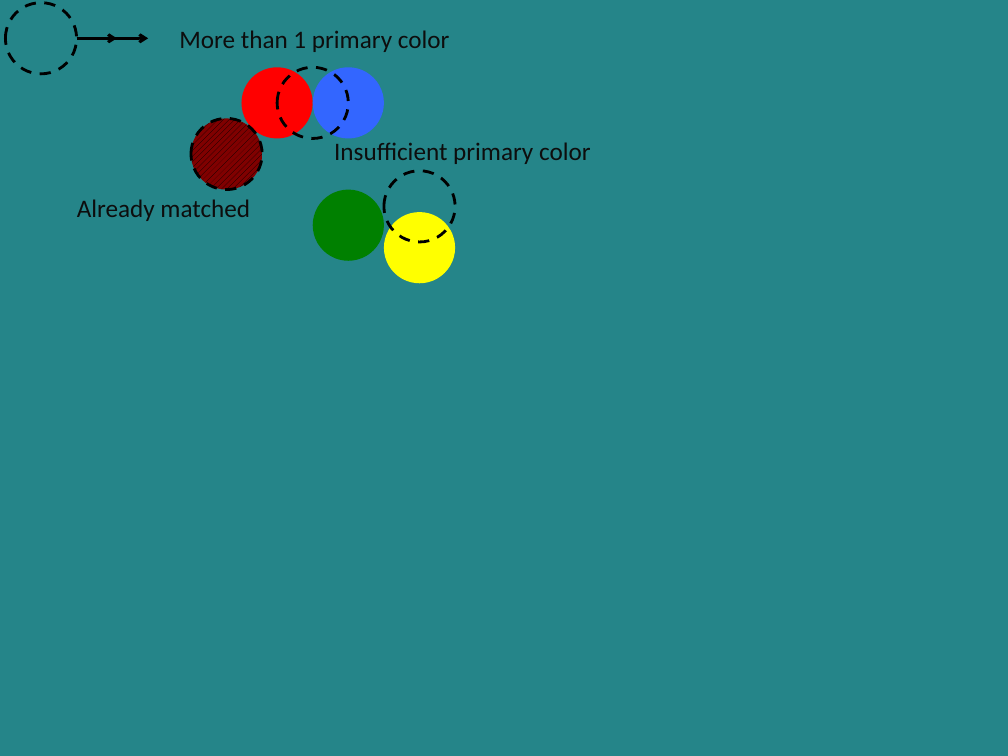
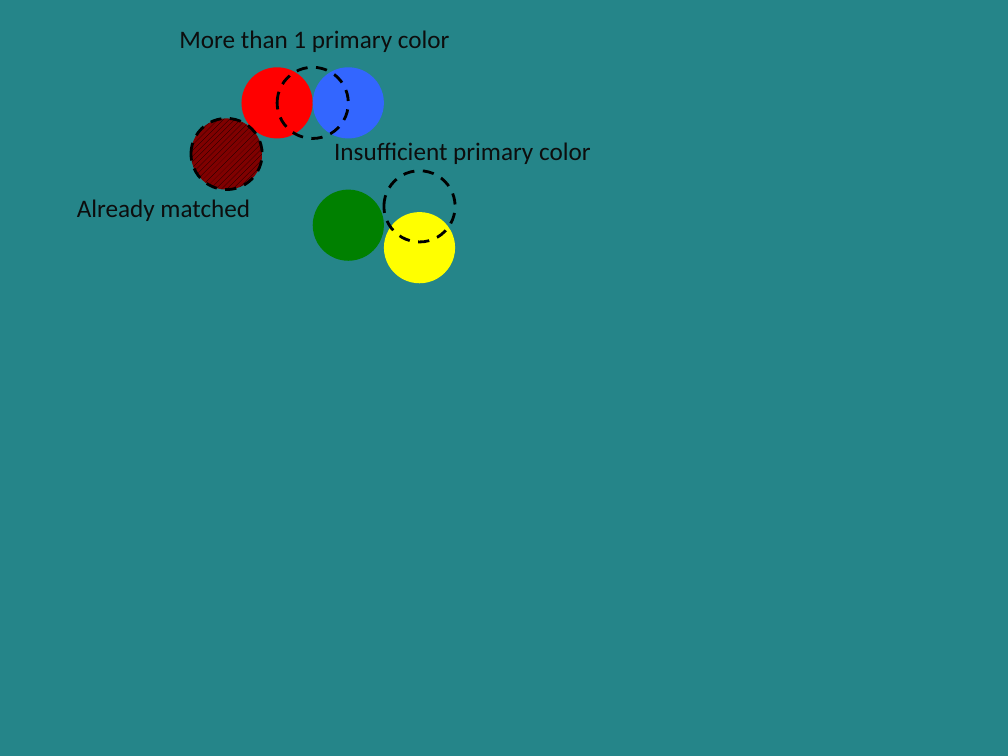
Before and after one commit to baekdahl/hyggekaffe, a slide deck: slide 1 of rapport/images/ballalreadydetect.pptx. Drawn at 1008x756 pixels with LibreOffice and Linux fonts; fonts in the diff are those of the drawing. Boxes give left, top, right and bottom in pixels: in the first picture for what was removed or moved away, otherwise in the second. Text is boxed around its words. In the diff, an @@ line names an element or a change of style, - is before the commit and + after.

```diff
--- a/rapport/images/ballalreadydetect.pptx
+++ b/rapport/images/ballalreadydetect.pptx
@@ ellipse removed at [5, 3, 77, 75] @@
@@ arrow removed from (77, 38) to (148, 38) @@
@@ arrow removed from (77, 38) to (117, 38) @@
```
Also in this commit, not shown: 2 other files.
